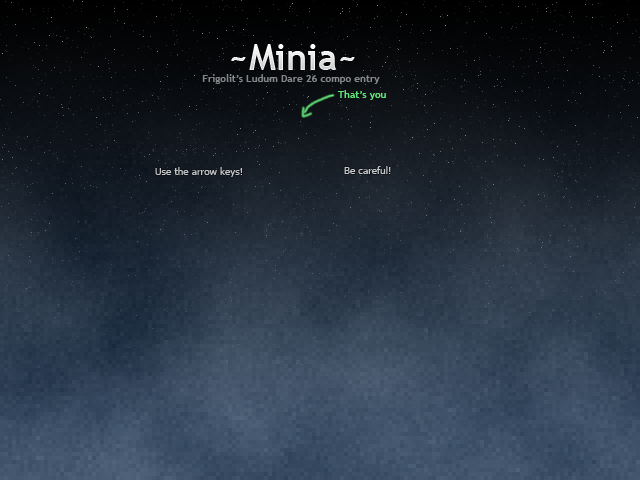
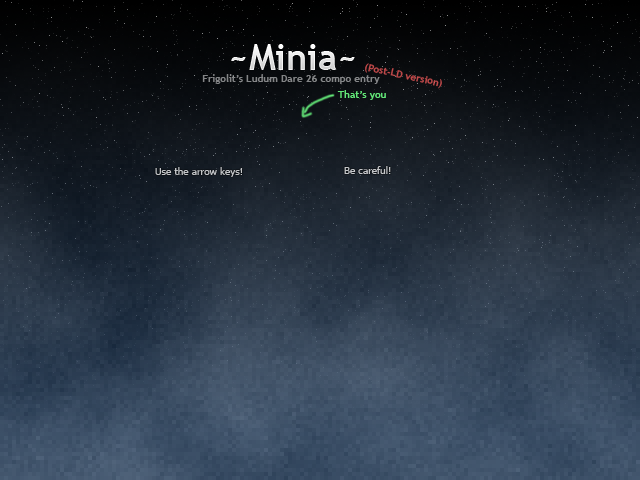
Layer changes from the first 640 x 480 image to the second:
added layer "(Post-LD version)" (75%) above "Frigolit’s Ludum Dare 26 compo entry" over [365, 63, 442, 89]
